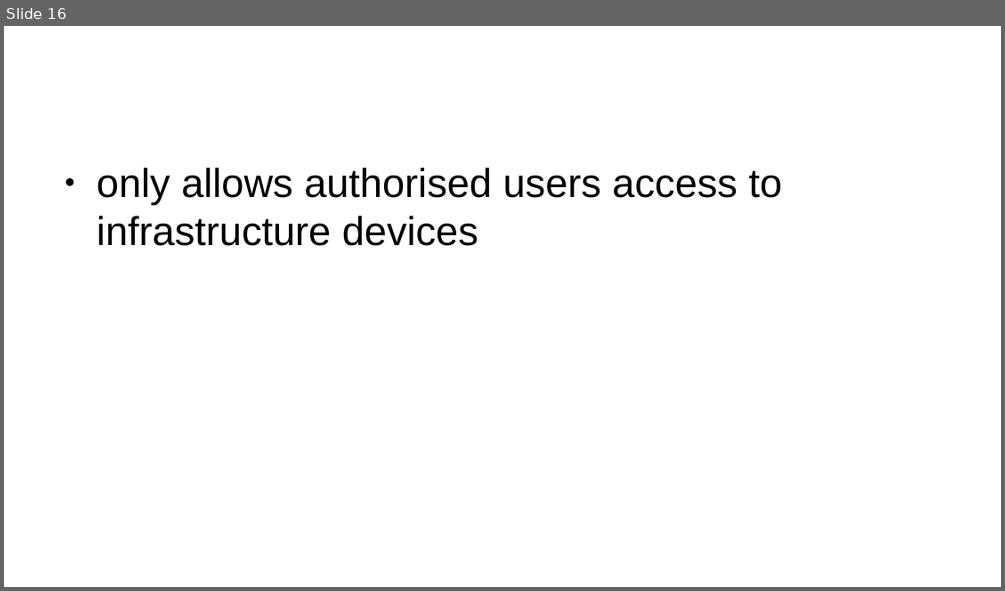
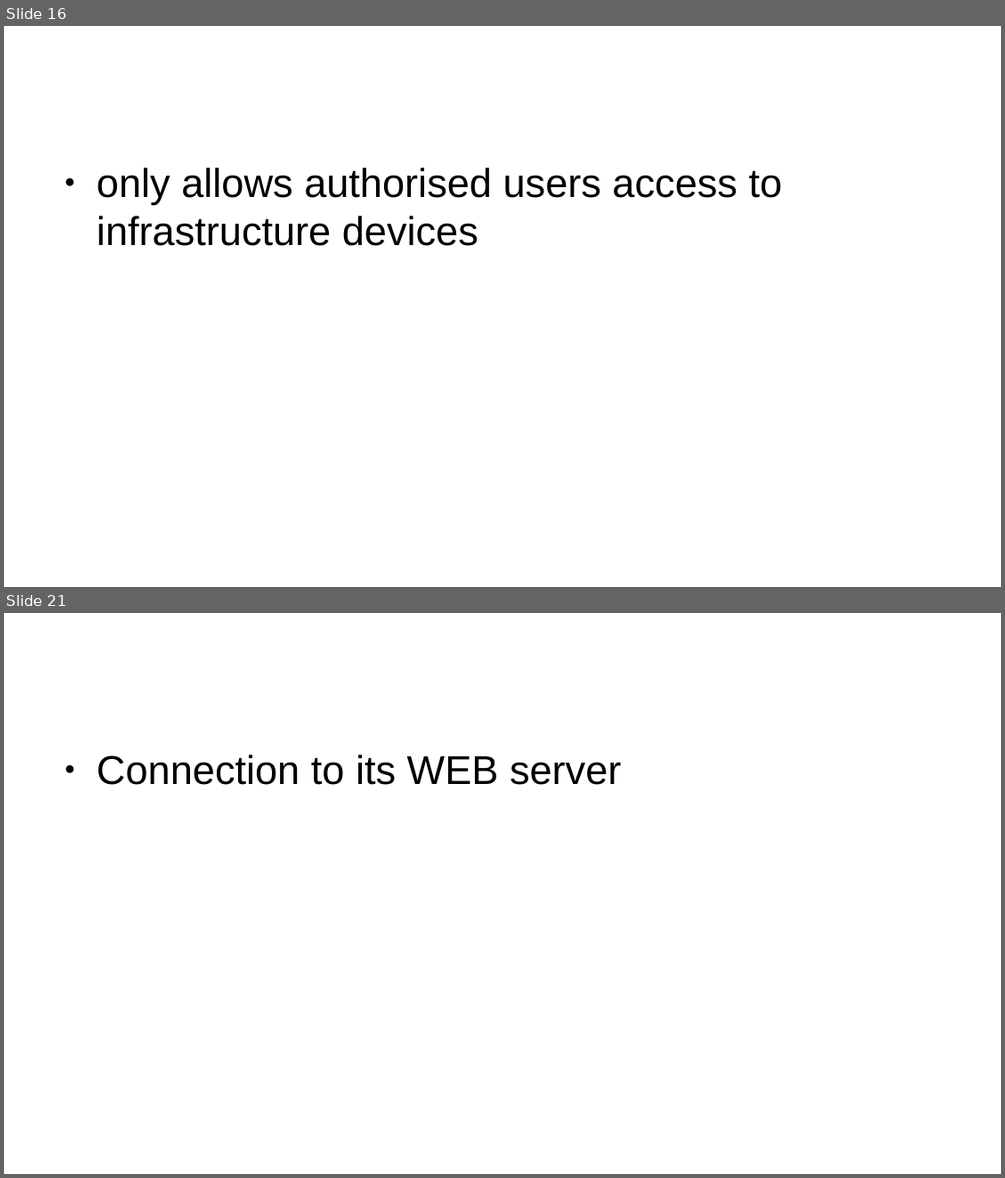
Before and after one commit to Advanced-Diploma-of-IT-Tel-Network-Eng/Assessments, a slide deck: TERM1-BLOCK1/2-ICTNWK541-Configure_Verify_Troubleshoot_WAN_links-IP_services/Assessmet_Task2/Task2/PacketTracer/guide-presentation.pptx. Shown one above the other, each under a label of ours: slide 16 before the commit, slides 16 and 21 after it; the slides between them are not shown. The pictures are 1005x591 and 1005x1178 pixels, drawn with LibreOffice and Linux fonts; fonts in the diff are those of the drawing. Boxes give left, top, right and bottom in pixels: in the first picture for what was removed or moved away, otherwise in the second. Text is boxed around its words. In the diff, an @@ line names an element or a change of style, - is before the commit and + after.

```diff
--- a/TERM1-BLOCK1/2-ICTNWK541-Configure_Verify_Troubleshoot_WAN_links-IP_services/Assessmet_Task2/Task2/PacketTracer/guide-presentation.pptx
+++ b/TERM1-BLOCK1/2-ICTNWK541-Configure_Verify_Troubleshoot_WAN_links-IP_services/Assessmet_Task2/Task2/PacketTracer/guide-presentation.pptx
@@ slide 21 added at (4, 613, 1001, 1174), background #FFFFFF @@
@@ text added at (97, 755, 621, 785), 32 pt, text #000000 @@
+● Connection to its WEB server
```
Also in this commit, not shown: 2 slides changed, 16 other slides added, 16 slides removed, 2 other files.
